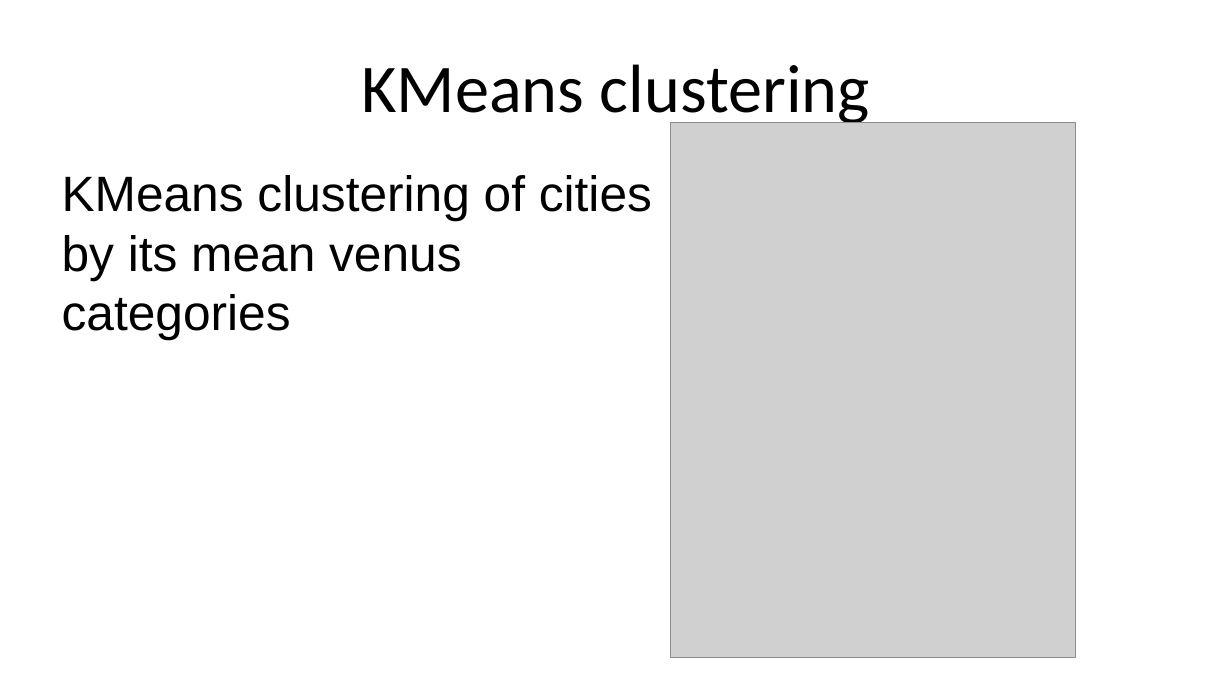
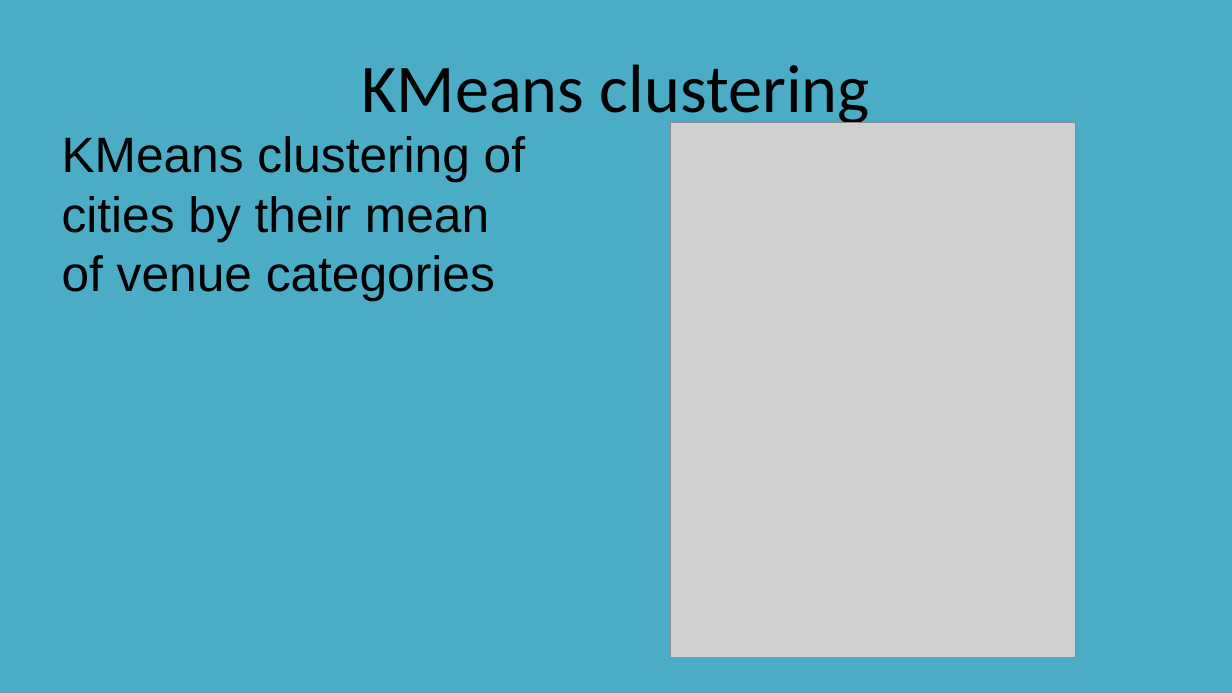
Before and after one commit to CharlesFung87/Coursera_Capstone, a slide deck: slide 7 of Olympic host cities presentation.pptx. Drawn at 1232x693 pixels with LibreOffice and Linux fonts; fonts in the diff are those of the drawing; grey boxes stand for pictures. Boxes give left, top, right and bottom in pixels: in the first picture for what was removed or moved away, otherwise in the second. Text is boxed around its words. In the diff, an @@ line names an element or a change of style, - is before the commit and + after.

```diff
--- a/Olympic host cities presentation.pptx
+++ b/Olympic host cities presentation.pptx
@@ background #FFFFFF to #4BACC6 @@
@@ text at (62, 136, 525, 301): text changed @@
-KMeans clustering of cities by its mean venus categories
+KMeans clustering of cities by their mean of venue categories
```
Also in this commit, not shown: 18 other slides changed, 4 other files.
